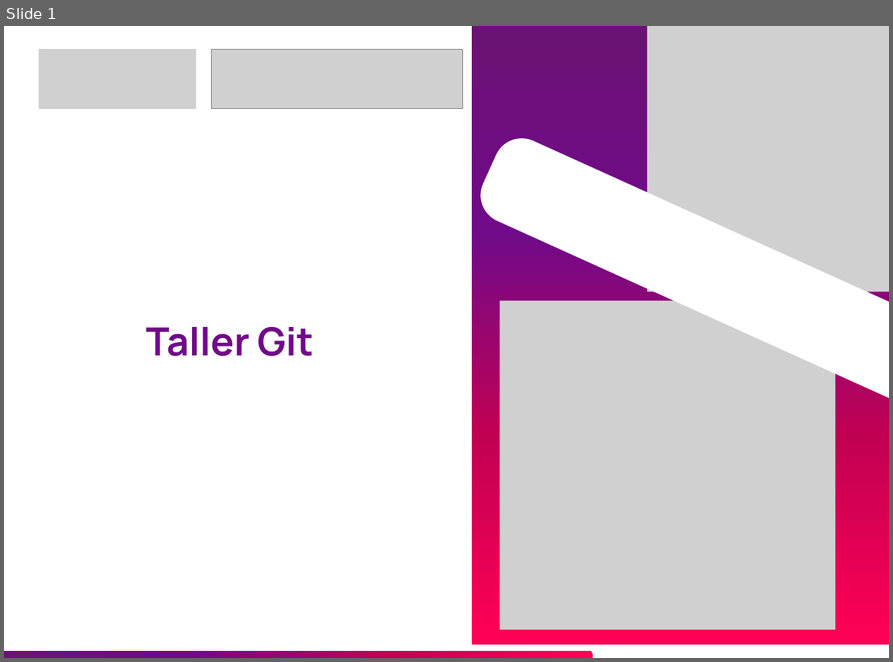
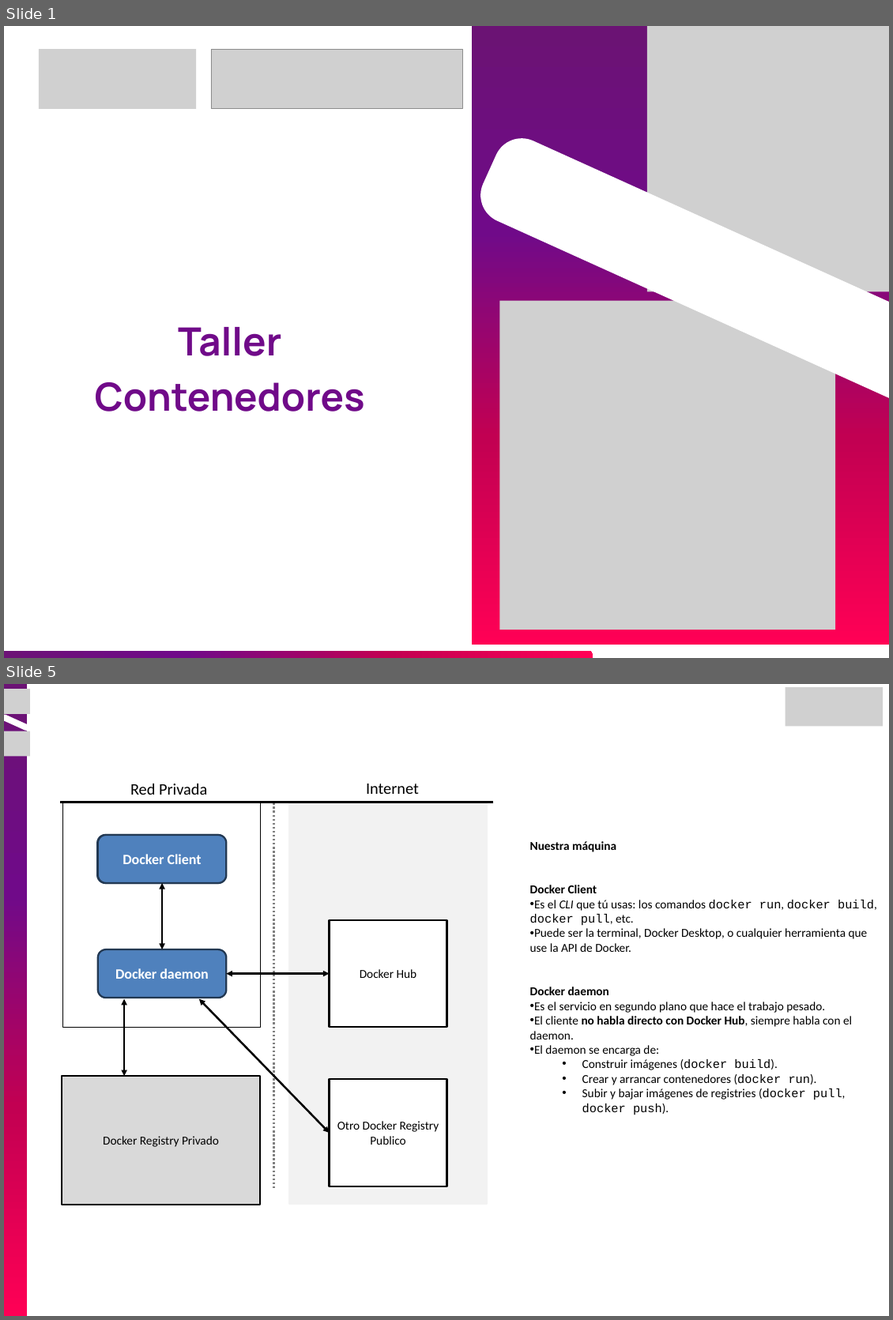
Before and after one commit to JEstebanMejiaV/curso-ingenieria-de-datos, a slide deck: modulo-01_fundamentos/taller-contenedores/materiales-taller-contenedores.pptx. Shown one above the other, each under a label of ours: slide 1 before the commit, slides 1 and 5 after it; the slides between them are not shown. The pictures are 893x662 and 893x1320 pixels, drawn with LibreOffice and Linux fonts; fonts in the diff are those of the drawing; grey boxes stand for pictures. Boxes give left, top, right and bottom in pixels: in the first picture for what was removed or moved away, otherwise in the second. Text is boxed around its words. In the diff, an @@ line names an element or a change of style, - is before the commit and + after.

Commit message:
fix taller contenedores v2.0.2

```diff
--- a/modulo-01_fundamentos/taller-contenedores/materiales-taller-contenedores.pptx
+++ b/modulo-01_fundamentos/taller-contenedores/materiales-taller-contenedores.pptx
@@ slide 5 added at (x1=4, y1=684, x2=889, y2=1316), background #FFFFFF @@
@@ picture added at (x1=785, y1=687, x2=882, y2=727) @@
@@ group added at (x1=4, y1=684, x2=31, y2=1316): 2 freeform shapes, 2 pictures @@
@@ text added at (x1=530, y1=841, x2=877, y2=1115), 13.6 pt, text #000000 @@
+Nuestra máquina
+Docker Client
+• Es el CLI que tú usas: los comandos docker run, docker build, docker pull, etc.
+• Puede ser la terminal, Docker Desktop, o cualquier herramienta que use la API de Docker.
+Docker daemon
+• Es el servicio en segundo plano que hace el trabajo pesado.
+• El cliente no habla directo con Docker Hub, siempre habla con el daemon.
+• El daemon se encarga de:
+  • Construir imágenes (docker build).
+  • Crear y arrancar contenedores (docker run).
+  • Subir y bajar imágenes de registries (docker pull, docker push).
@@ group added at (x1=60, y1=784, x2=493, y2=1204): 5 rectangles, 4 double arrows, 3 rounded rectangles, 2 lines, 2 texts @@
+Docker Client
+Docker daemon
+Docker Registry Privado
+Docker Hub
+Otro Docker Registry Publico
+Internet
+Red Privada
+Docker Client
@@ slide 1 changed as well @@
@@ text at (x1=95, y1=327, x2=365, y2=412): text changed @@
-Taller Git
+Taller Contenedores
```
Also in this commit, not shown: 10 other slides added, 11 slides removed, 2 other files.
